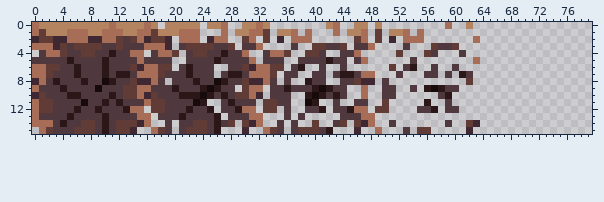
Two states of a sprite sheet, assets/art/tileset/cave_breaker.png. The picture above is the old version.
The file is 80x16 pixels.
Once edited:
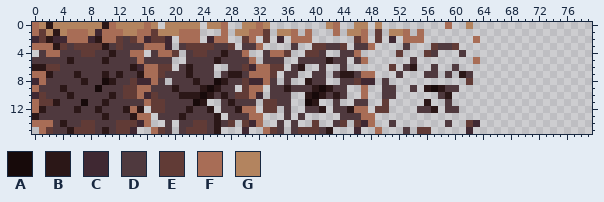
Palette (. is transparent): A #170a0a  B #2b1717  C #3f2832  D #4f393e  E #613b36  F #a86d56  G #b3845f
Edits made:
@@ x 0..17 @@
- 0 FGGGGGGGGGGFGGGGFG
- 1 FEGGGFFFGGFFFGGFFE
- 2 CEECCFFFCCFFEDEFCE
- 3 FFFCEDEEEEDDEDDDFF
- 4 .DFFEDDEEDDBDDFF.D
+ 0 FGBGGGGGGGBFGGGGFG
+ 1 FEGBGFFFGCFFFGGFFE
+ 2 CEBCCFFFCBFFEDEFCE
+ 3 FFFBEDEEEEBDEDDDFF
+ 4 .DFFDDDEEDDBDDFF.D
  5 DDDDDBDDDDBDDDDFDD
- 6 FFEEDDBDDDBDDDECFF
- 7 FFEDDDBDDDBDBBDFFF
- 8 CFDBDDDBDDABDDECCF
+ 6 BBEEDDDDDDDDDDBCFF
+ 7 FFBDDDBDDDBDBDDBFF
+ 8 CFDDDDDBDDABDDECCF
  9 FDDDBDDDDADDDEEFFD
-10 CEDDDBBDDDDBDEEFCE
-11 FEEDDDDADDBDBDDDFE
-12 FEEDDDBDDBDDDBFF.E
-13 FDDDDBDDDDBDDDDFF.
-14 FFFDBDDEEDBDEEECF.
-15 .FEDDDEEEDBDEEC..F
+10 CEDDDBDDDDDBDEEFCE
+11 FEEBDDDADDBDDDDDFE
+12 FBDDDDBDDBDDDBFB.E
+13 BDDDDDDDDDBDDDBFF.
+14 FFFDBDDEEDDDEEECF.
+15 .FEDDBEEEDBDEEC..F
Boxes around the changes in both pictures, in picture pixels (x1, y1, x2, y2):
changed: (32, 22, 144, 134)
